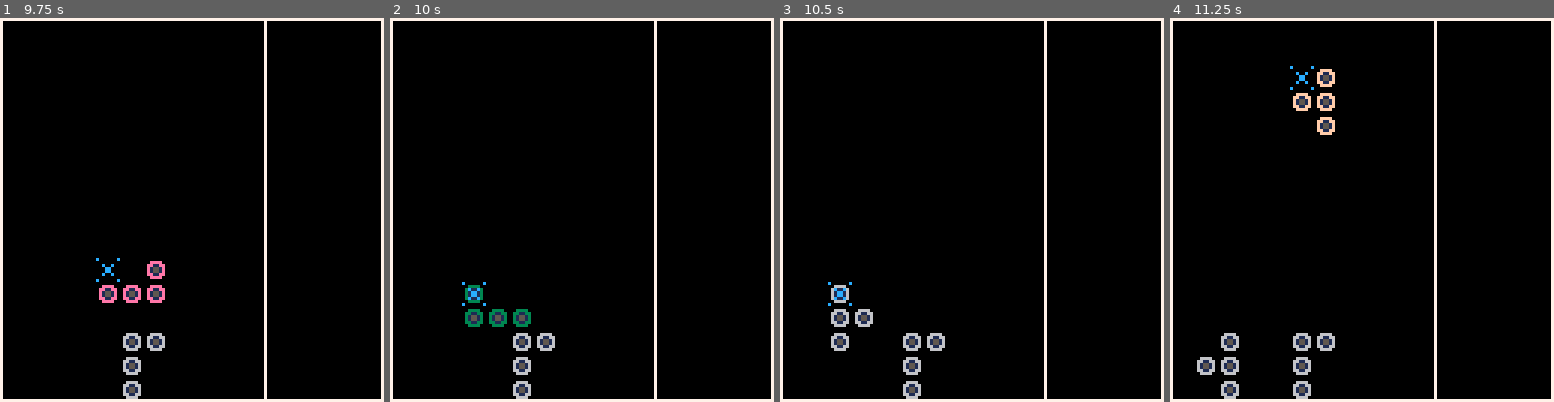
Above: before the commit, frames 1-4 (left to right).
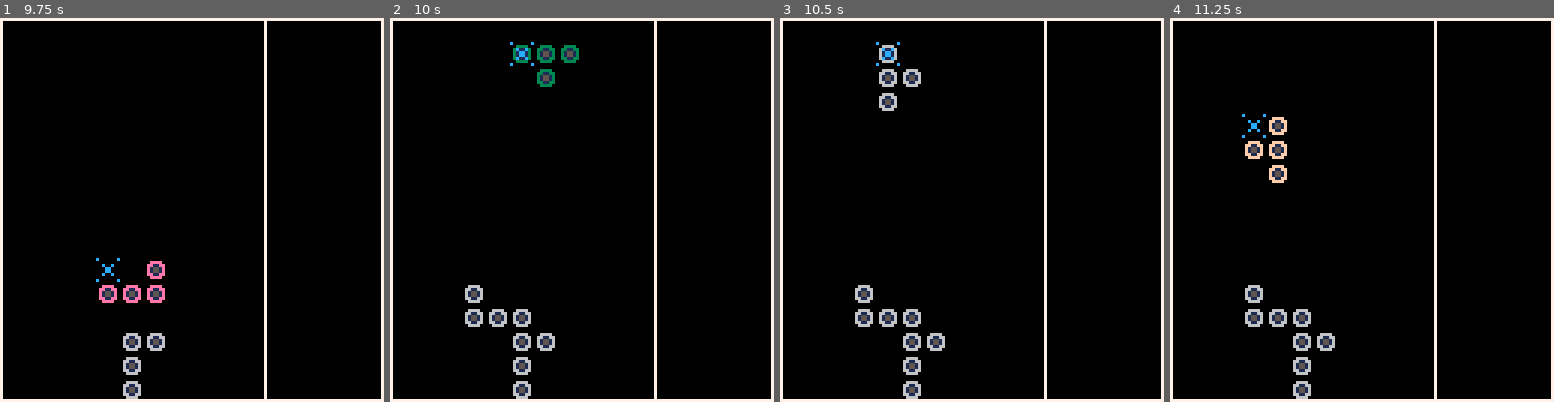
Above: after the commit, the same moments.

Repository: eduszesz/letris
Game: PICO-8 cartridge letris.p8
Same seed, same stepped clock (60 frames per second), same inputs: the game is played once before the commit and once after it.
Inputs:
- Up to frame 1 (9.75 s): tap O (Z key) at 0.33, 0.7, 1.43, 2.22, 3.1, 3.98, 4.87, 5.75, 6.63, 7.52, 8.4, 9.28 s; tap X (X key) at 1.07, 2.07, 2.4, 2.73, 3.07, 3.4, 3.73, 4.07, 4.4, 4.73, 5.07, 5.4, 5.73, 6.07, 6.4, 6.73, 7.07, 7.4, 7.73, 8.07, 8.4, 8.73, 9.07, 9.4, 9.73 s; hold Left 1.97-2.37 s; hold Down 2.42-2.82 s; hold Right 2.87-3.53 s; hold Right 4.13-4.53 s; hold Down 4.58-5.08 s; hold Left 5.13-5.8 s; hold Left 6.23-6.63 s; hold Down 6.68-7.08 s; hold Right 7.13-7.8 s; hold Right 8.4-8.8 s; hold Down 8.85-9.35 s; hold Left from 9.4 s (still down)
- Up to frame 2 (10 s): keep holding Left
- Up to frame 3 (10.5 s): release Left at 10.07 s; tap X (X key) at 10.07, 10.4 s; tap O (Z key) at 10.17 s
- Up to frame 4 (11.25 s): hold Left 10.5-10.9 s; tap X (X key) at 10.73, 11.07 s; hold Down from 10.95 s (still down); tap O (Z key) at 11.05 s

Frame 1 is identical in both runs. In frame 2, 1.3% of the frame differs, in the area x 18-50%, y 6-81%; in frame 3, 2.0%; in frame 4, 3.3%, in the area x 7-43%, y 12-100%.

Commit message:
check_col function

Diff:
--- a/letris.p8
+++ b/letris.p8
@@ -29,6 +29,14 @@
 		p9,p10,p11,p12,p13,p14,p15}
 	co=flr(rnd(15)+1)
 	p=cp[1]
+
+	-------------------------
+	-- arrays for direction up, down, left, right
+	a_dirx={-1,1,0,0,1,1-1,-1}
+	a_diry={0,0,-1,1,-1,1,1-1}
+	----------------------------
+
+
 end
 
 function _update()
@@ -160,7 +168,7 @@
 
 function fix()
 	local x,y=px/8,py/8
-	if (he()+py)>120 then
+	if (he()+py)>120 or check_col() then
 		for i=1,#p do
 			for j=1,#p[i] do
 				if p[i][j]==1 then
@@ -170,6 +178,22 @@
 		end
 		px,py=40,8
 		p=cp[flr(rnd(15)+1)]
+	end
+end
+
+function check_col()
+	local x,y=px/8,py/8
+	for i=1,#p do
+		for j=1,#p[i] do
+			if p[i][j]==1 then
+				for k=1,4 do
+					local dx,dy=a_dirx[k],a_diry[k]
+					if mget(x+(j-1)+dx,y+(i-1)+dy)==2 then
+						return true
+					end
+				end
+			end
+		end
 	end
 end
 
